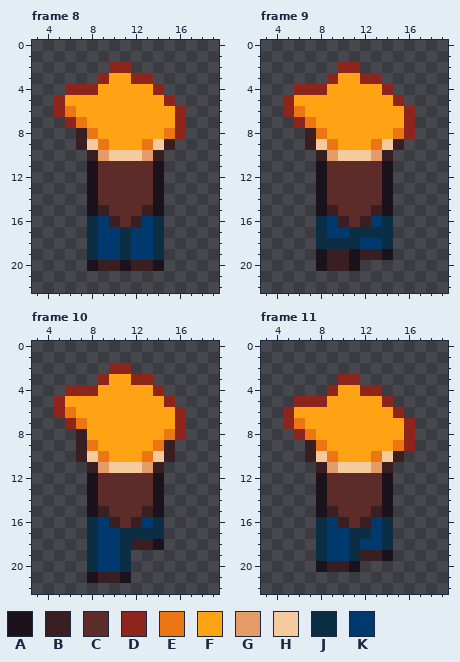
Pixel-art file: entities/player/player_sprite.ase. Above is the file before it was changed.
24x24 pixels, 28 frames. Shown: frame 8: x 3..19, y 0..22; frame 9: x 3..19, y 0..22; frame 10: x 3..19, y 0..22; frame 11: x 3..19, y 0..22. The commit also changed other frames, which this record leaves out.
Visible layers, top first: "hair", "body".
Palette (. is transparent): A #1c121c  B #391f21  C #5d2c28  D #8e251d  E #ed7614  F #ffa214  G #e69c69  H #f6ca9f  J #0c2e44  K #00396d
Pixels before, frame 8, first column x 5:
 2 .....DD.....
 3 ....DFFDD...
 4 .DDDFFFFFD..
 5 DFFFFFFFFFD.
 6 DEFFFFFFFFFD
 7 .DEFFFFFFFFD
 8 ..BEFFFFFFED
 9 ..BHEFFFEHB.
10 ...BGHHHGB..
11 ...ACCCCCA..
12 ...ACCCCCA..
13 ...ACCCCCA..
14 ...ACCCCCA..
15 ...ABCCCBA..
16 ...JKBCBKJ..
17 ...JKKJKKJ..
18 ...JKKJKKJ..
19 ...JKKJKKJ..
20 ...ABBABBA..
Pixels before, frame 9, first column x 5:
 2 .....DD.....
 3 ....DFFDD...
 4 .DDDFFFFFD..
 5 DFFFFFFFFFD.
 6 DEFFFFFFFFFD
 7 .DEFFFFFFFFD
 8 ..BEFFFFFFED
 9 ..BHEFFFEHB.
10 ...BGHHHGB..
11 ...ACCCCCA..
12 ...ACCCCCA..
13 ...ACCCCCA..
14 ...ACCCCCA..
15 ...ABCCCBA..
16 ...JKBCBKJ..
17 ...JKKJJJJ..
18 ...JJJJKKJ..
19 ...ABBABBA..
20 ...ABBA.....
Pixels before, frame 10, first column x 5:
 2 .....DD.....
 3 ....DFFDD...
 4 .DDDFFFFFD..
 5 DFFFFFFFFFD.
 6 DEFFFFFFFFFD
 7 .DEFFFFFFFFD
 8 ..BFFFFFFFED
 9 ..BEFFFFFEB.
10 ..BHEFFFEHB.
11 ...BGHHHGB..
12 ...ACCCCCA..
13 ...ACCCCCA..
14 ...ACCCCCA..
15 ...ABCCCBA..
16 ...JKBCBKJ..
17 ...JKKJJJJ..
18 ...JKKJBBA..
19 ...JKKJ.....
20 ...JKKJ.....
21 ...ABBA.....
Pixels before, frame 11, first column x 5:
 3 .....DD.....
 4 ....DFFDD...
 5 .DDDFFFFFD..
 6 DFFFFFFFFFD.
 7 DEFFFFFFFFFD
 8 .DEFFFFFFFFD
 9 ..BEFFFFFFED
10 ..BHEFFFEHB.
11 ...BGHHHGB..
12 ...ACCCCCA..
13 ...ACCCCCA..
14 ...ACCCCCA..
15 ...ABCCCBA..
16 ...JKBCBKJ..
17 ...JKKJJKJ..
18 ...JKKJKKJ..
19 ...JKKJBBA..
20 ...ABBA.....
After the commit:
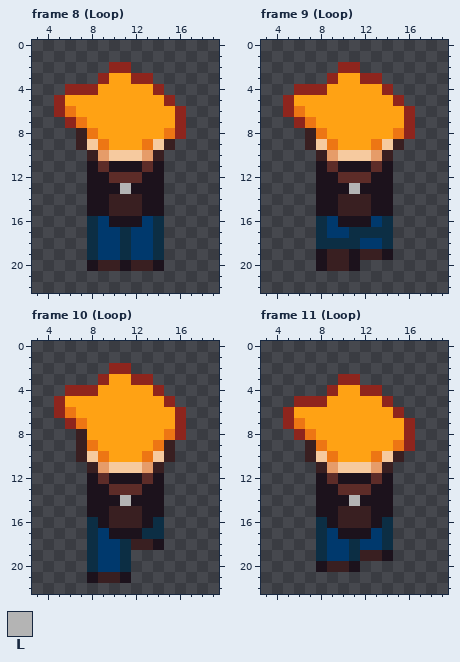
Colours new in this view: L #b4b4b4
The edit:
layer "backpack" added
Frame 8 (Loop), layer "backpack":
y 11: x 10..12 CCC -> AAA
y 12: x 9 C -> A; x 13 C -> A
y 13: x 9..13 CCCCC -> AALAA
y 14: x 9..13 CCCCC -> ABBBA
y 15: x 9..13 BCCCB -> ABBBA
y 16: x 10..12 BCB -> AAA
Frame 9 (Loop), layer "backpack": the same change as frame 8 (Loop)
Frame 10 (Loop), layer "backpack":
y 12: x 10..12 CCC -> AAA
y 13: x 9 C -> A; x 13 C -> A
y 14: x 9..13 CCCCC -> AALAA
y 15: x 9..13 BCCCB -> ABBBA
y 16: x 9 K -> A; x 11 C -> B; x 13 K -> A
y 17: x 10..12 KJJ -> AAA
Frame 11 (Loop), layer "backpack": the same change as frame 10 (Loop)
Where, in picture pixels (left, top, right, bottom), the same in both pictures:
changed: (98, 161, 153, 227)
changed: (327, 161, 382, 227)
changed: (98, 473, 153, 539)
changed: (327, 473, 382, 539)
